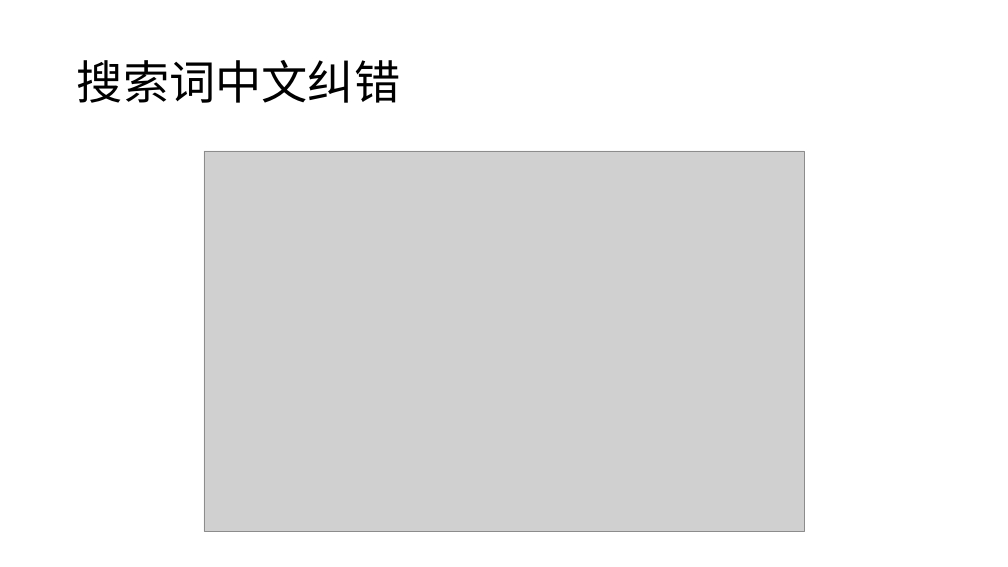
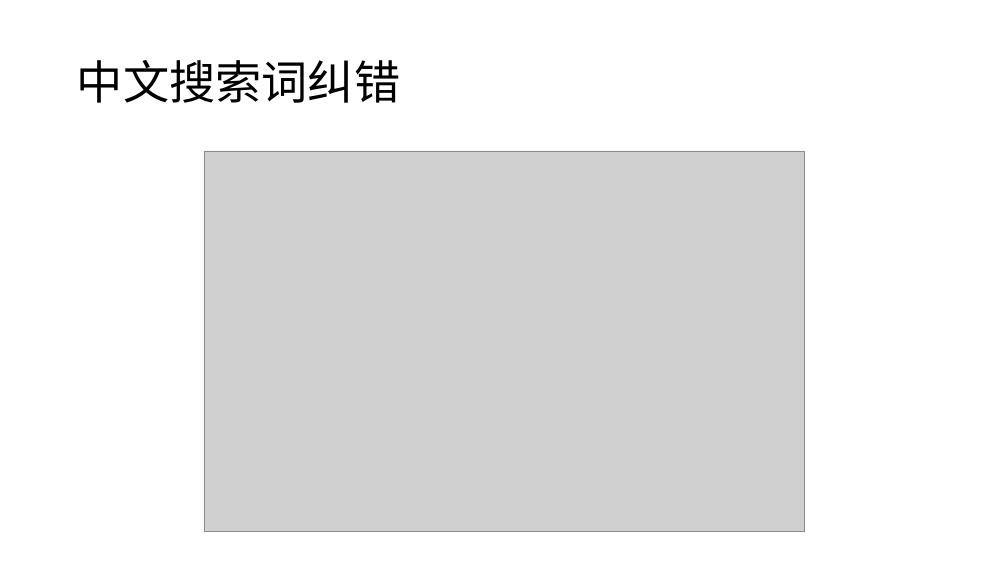
Before and after one commit to 01joy/query-correction, a slide deck: slide 3 of H-01.pptx. Drawn at 1008x567 pixels with LibreOffice and Linux fonts; fonts in the diff are those of the drawing; grey boxes stand for pictures. Boxes give left, top, right and bottom in pixels: in the first picture for what was removed or moved away, otherwise in the second. Text is boxed around its words. In the diff, an @@ line names an element or a change of style, - is before the commit and + after.

```diff
--- a/H-01.pptx
+++ b/H-01.pptx
@@ title at [77,60,400,103]: text changed @@
-搜索词中文纠错
+中文搜索词纠错
```
Also in this commit, not shown: 5 other slides changed, 6 slides added, 1 slide removed.
